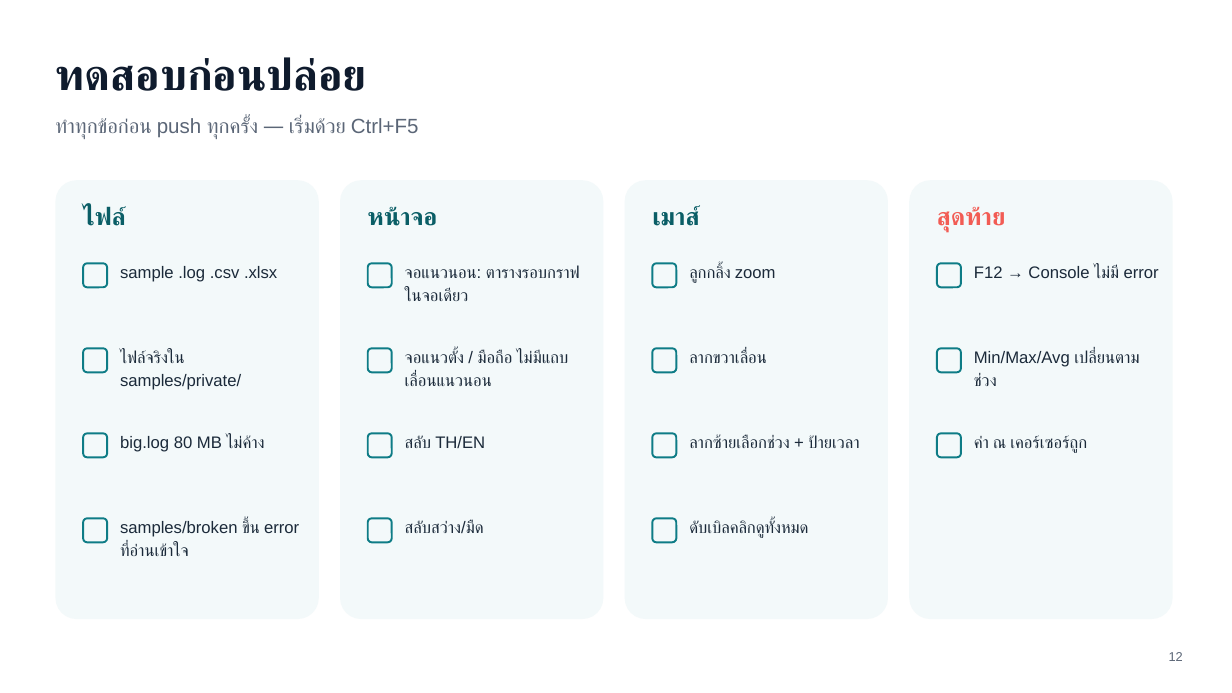
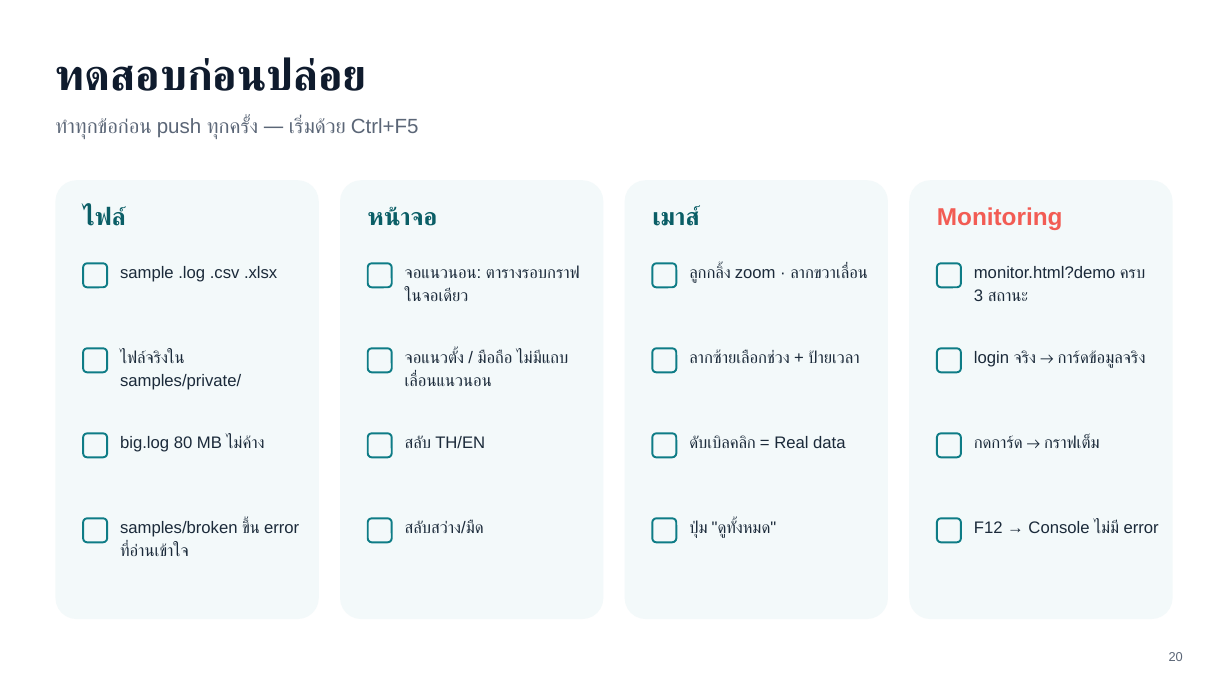
Before and after one commit to AHTH-Graph-Generator/AHTH-Graph-Generator.github.io, a slide deck: slide 20 of docs/AHTH-Graph-Generator-Training.pptx (slide 12 before the commit). Drawn at 1232x693 pixels with LibreOffice and Linux fonts; fonts in the diff are those of the drawing. Boxes give left, top, right and bottom in pixels: in the first picture for what was removed or moved away, otherwise in the second. Text is boxed around its words. In the diff, an @@ line names an element or a change of style, - is before the commit and + after.

Commit message:
AHTH graph generator software for update to github - Ver. 2.0
DETAILS : Add system monitoring from google drive.

CREATE : [GITHUB] [apiwat.kamsiri] [Release] [01h 00m]

```diff
--- a/docs/AHTH-Graph-Generator-Training.pptx
+++ b/docs/AHTH-Graph-Generator-Training.pptx
@@ text at [937,207,1063,230]: text changed @@
-สุดท้าย
+Monitoring
@@ text at [689,265,868,283]: text changed @@
-ลูกกลิ้ง zoom
+ลูกกลิ้ง zoom · ลากขวาเลื่อน
@@ text at [974,266,1145,301]: text changed @@
-F12 → Console ไม่มี error
+monitor.html?demo ครบ 3 สถานะ
@@ text "ลากซ้ายเลือกช่วง + ป้ายเวลา": place and size @@
-text "ลากซ้ายเลือกช่วง + ป้ายเวลา" at [689,435,860,448]
+text "ลากซ้ายเลือกช่วง + ป้ายเวลา" at [689,350,860,363]
@@ text removed at [689,350,767,363] @@
-ลากขวาเลื่อน
@@ text at [974,350,1146,368]: text changed @@
-Min/Max/Avg เปลี่ยนตามช่วง
+login จริง → การ์ดข้อมูลจริง
@@ text added at [689,435,845,448], 13 pt, text #1B2A3A @@
+ดับเบิลคลิก = Real data
@@ text at [974,435,1099,448]: text changed @@
-ค่า ณ เคอร์เซอร์ถูก
+กดการ์ด → กราฟเต็ม
@@ text at [689,519,776,537]: text changed @@
-ดับเบิลคลิกดูทั้งหมด
+ปุ่ม "ดูทั้งหมด"
@@ rounded rectangle added at [937,518,961,543], outline #0E7C86 1.5 pt @@
@@ text added at [974,520,1159,533], 13 pt, text #1B2A3A @@
+F12 → Console ไม่มี error
@@ text at [1169,652,1183,661]: text changed @@
-12
+20
```
Also in this commit, not shown: 13 other slides changed, 8 slides added, 29 other files.
